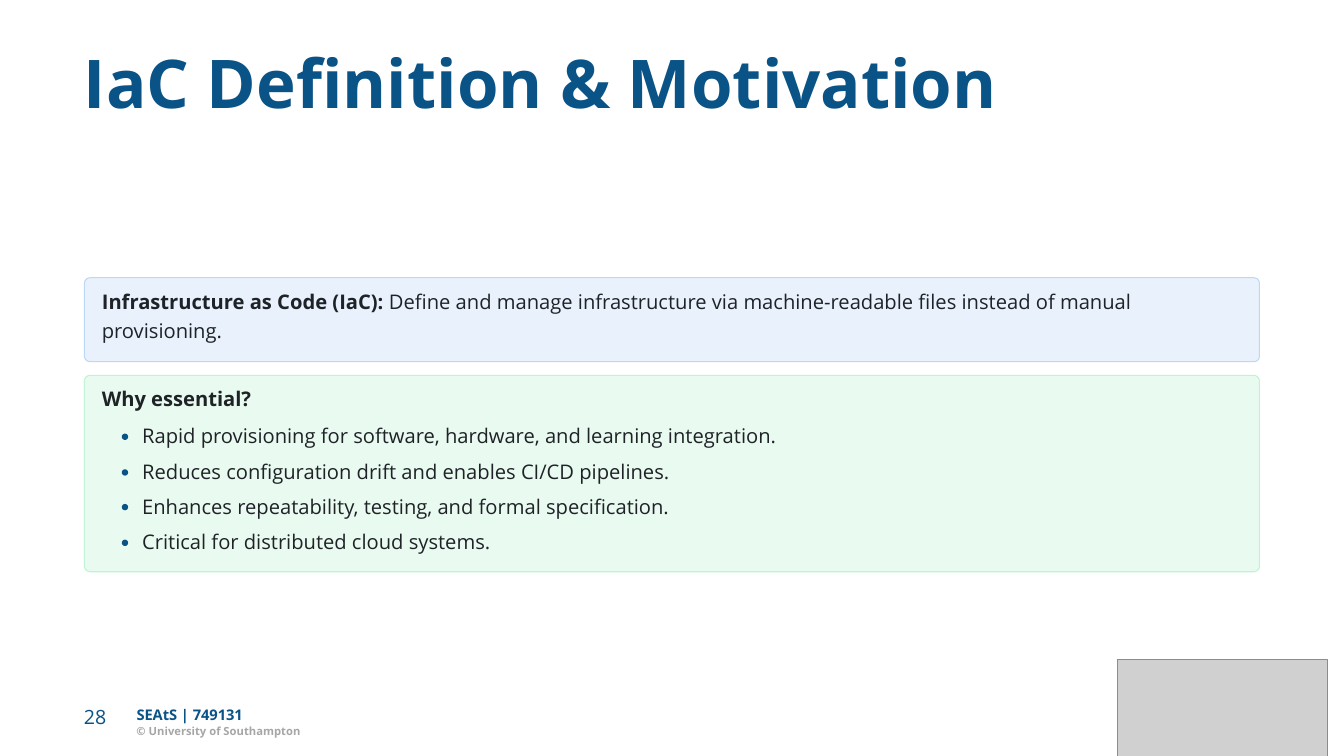
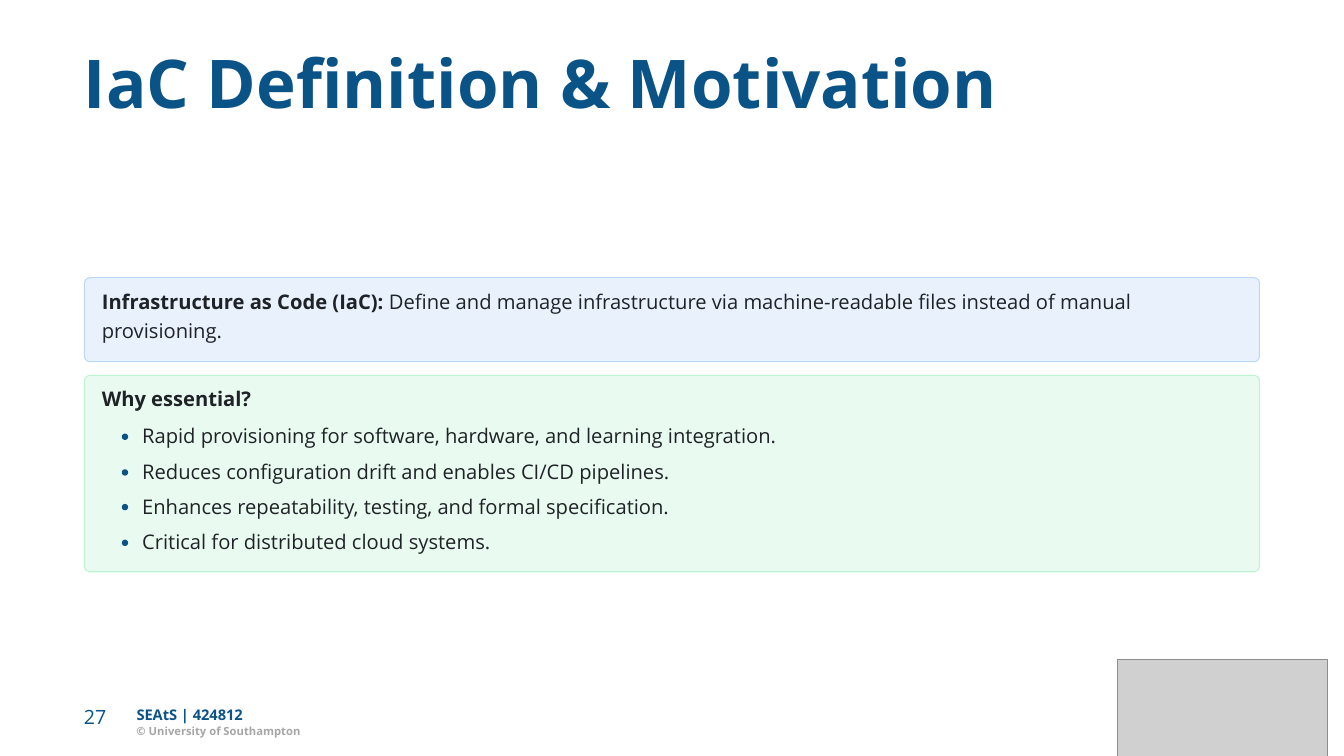
Before and after one commit to Dr-AlHashimy/Module_AICE2005_2627, a slide deck: slide 27 of html/COMP-_L7.2_lecture.pptx (slide 28 before the commit). Drawn at 1344x756 pixels with LibreOffice and Linux fonts; fonts in the diff are those of the drawing; grey boxes stand for pictures. Boxes give left, top, right and bottom in pixels: in the first picture for what was removed or moved away, otherwise in the second. Text is boxed around its words. In the diff, an @@ line names an element or a change of style, - is before the commit and + after.

```diff
--- a/html/COMP-_L7.2_lecture.pptx
+++ b/html/COMP-_L7.2_lecture.pptx
@@ text at <box>84,709,106,724</box>: text changed @@
-28
+27
@@ text at <box>137,709,243,720</box>: text changed @@
-SEAtS | 749131
+SEAtS | 424812
```
Also in this commit, not shown: 26 other slides changed, 3 slides added, 16 slides removed, 6 other files.
